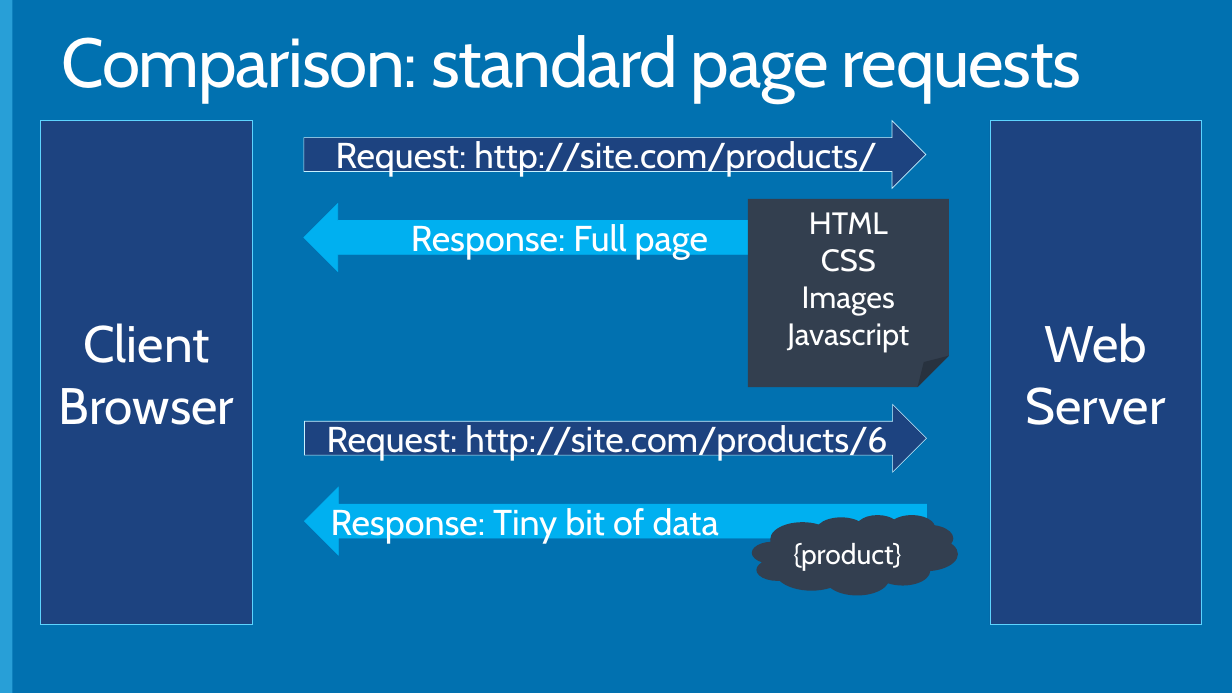
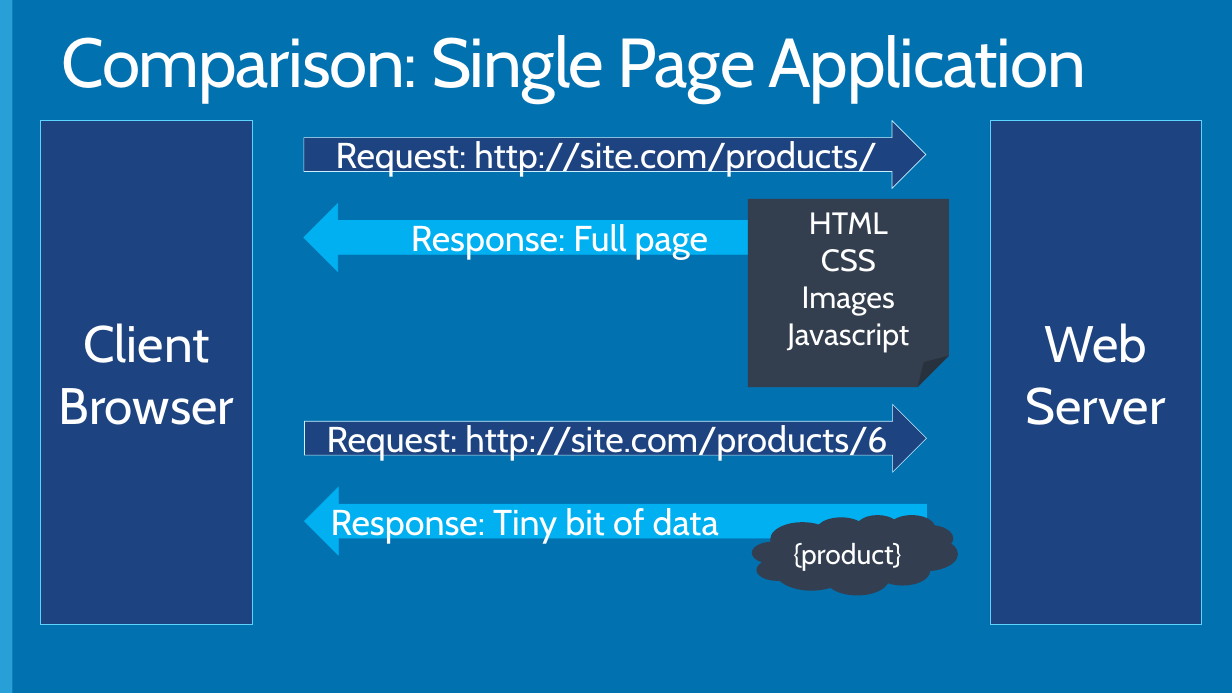
Before and after one commit to Microsoft-Web/DECK-Modern-Web-Front-Ends, a slide deck: slide 23 of 4-Modern-web-front-ends.pptx. Drawn at 1232x693 pixels with LibreOffice and Linux fonts; fonts in the diff are those of the drawing; background and template pictures are left out. Boxes give left, top, right and bottom in pixels: in the first picture for what was removed or moved away, otherwise in the second. Text is boxed around its words. In the diff, an @@ line names an element or a change of style, - is before the commit and + after.

```diff
--- a/4-Modern-web-front-ends.pptx
+++ b/4-Modern-web-front-ends.pptx
@@ text at box(62, 35, 1086, 103): text changed @@
-Comparison: standard page requests
+Comparison: Single Page Application
```
Also in this commit, not shown: 1 other slide changed.
